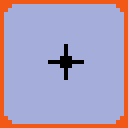
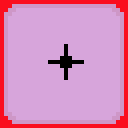
Revision of a layered 128px x 128px image; what changed, layer by layer:
added layer "Background copy 2" above "Background copy" over [0, 0, 128, 128]
painted on "Background copy" over [0, 0, 128, 128]
